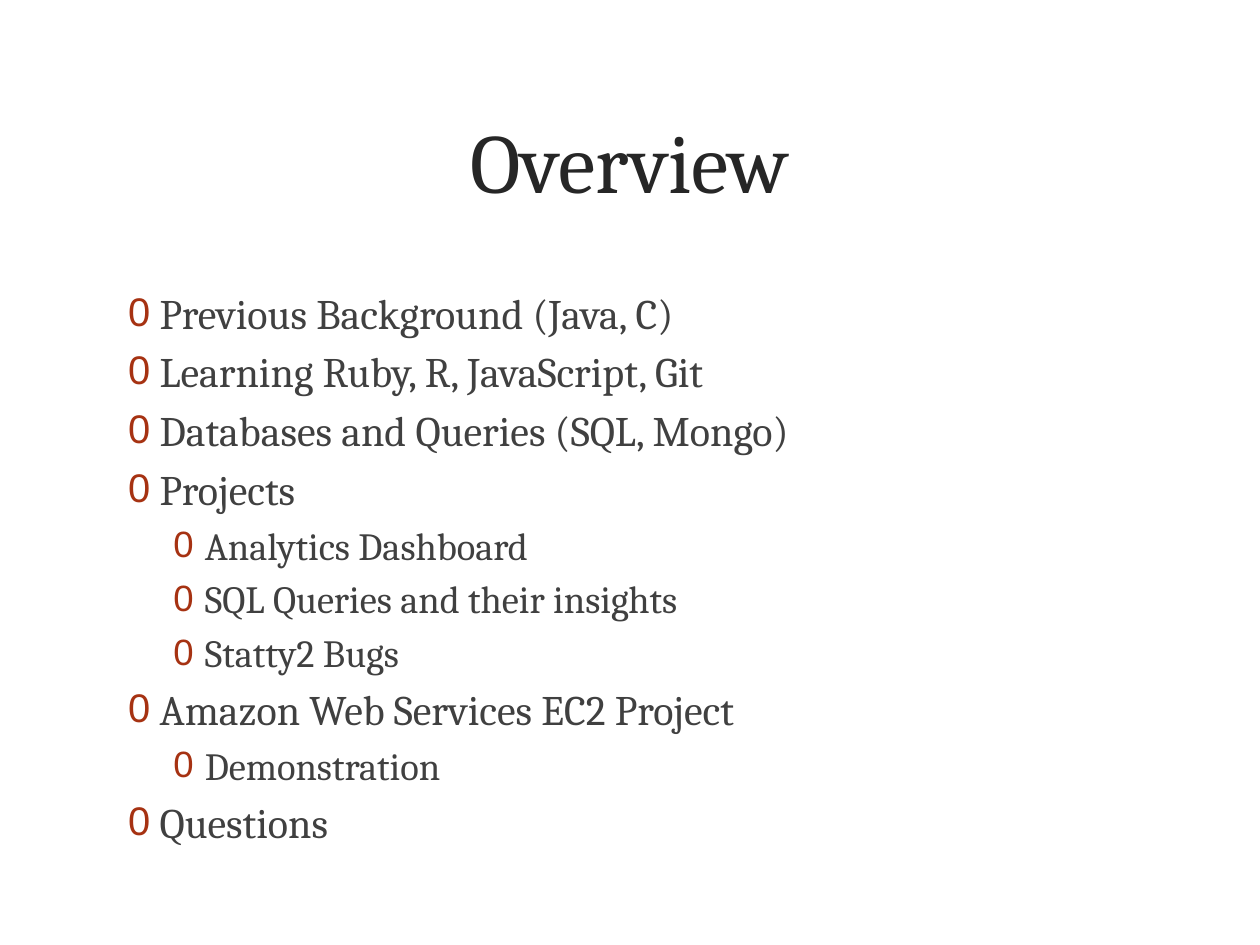
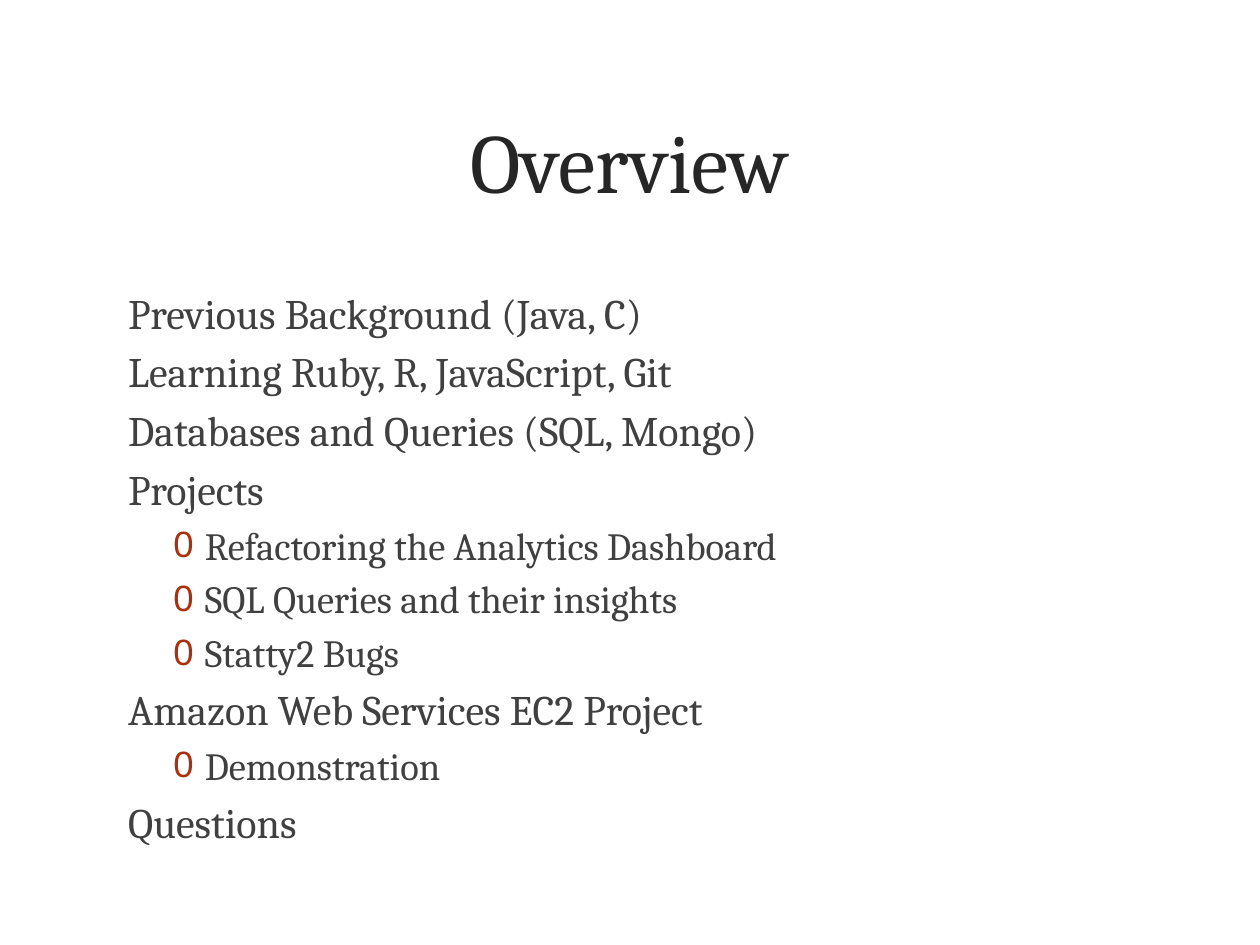
Before and after one commit to atultiwary/TechTalk, a slide deck: slide 2 of TechTalk.pptx. Drawn at 1260x945 pixels with LibreOffice and Linux fonts; fonts in the diff are those of the drawing; background and template pictures are left out. Boxes give left, top, right and bottom in pixels: in the first picture for what was removed or moved away, otherwise in the second. Text is boxed around its words. In the diff, an @@ line names an element or a change of style, - is before the commit and + after.

```diff
--- a/TechTalk.pptx
+++ b/TechTalk.pptx
@@ text at (128,299,757,845): bullet 0 to none @@
@@ text at (205,532,777,569): text changed @@
-  0 Analytics Dashboard
+  0 Refactoring the Analytics Dashboard
```
Also in this commit, not shown: 14 other slides changed, 3 slides added, 2 slides removed.
